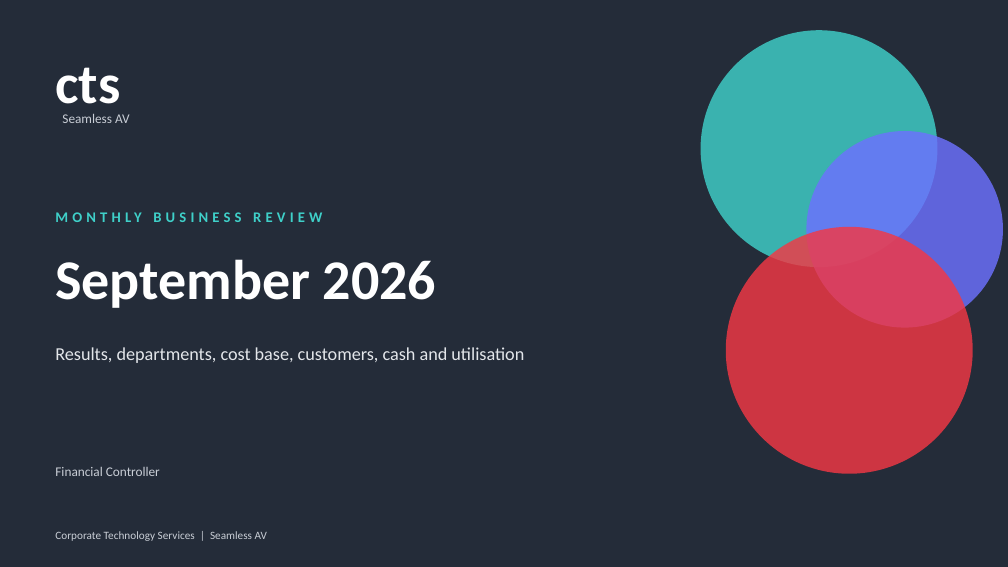
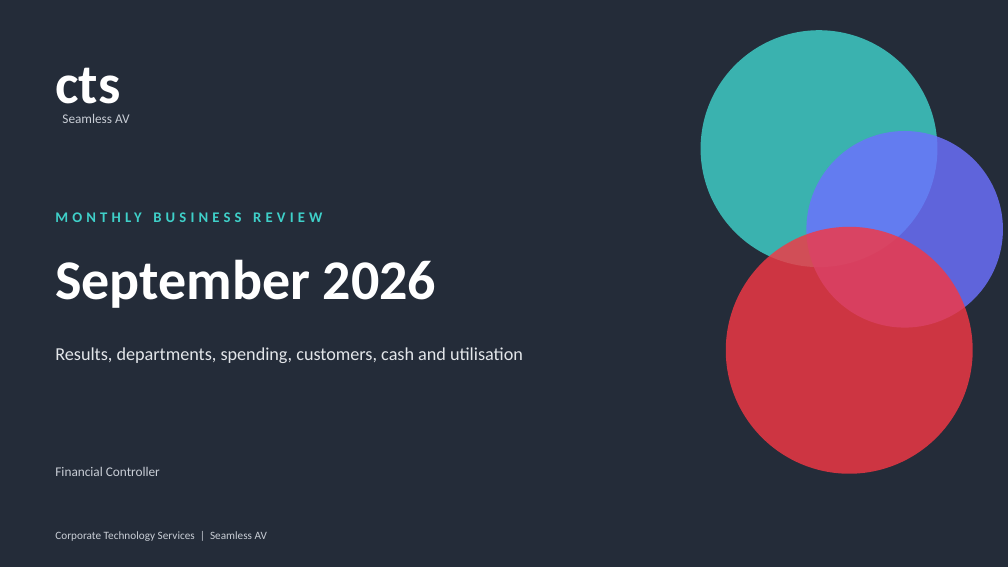
Before and after one commit to WesleyNelson-O33/Claude, a slide deck: slide 1 of deck/CTS Monthly Business Review - September 2026.pptx. Drawn at 1008x567 pixels with LibreOffice and Linux fonts; fonts in the diff are those of the drawing. Boxes give left, top, right and bottom in pixels: in the first picture for what was removed or moved away, otherwise in the second. Text is boxed around its words. In the diff, an @@ line names an element or a change of style, - is before the commit and + after.

```diff
--- a/deck/CTS Monthly Business Review - September 2026.pptx
+++ b/deck/CTS Monthly Business Review - September 2026.pptx
@@ text at (x1=55, y1=347, x2=523, y2=363): text changed @@
-Results, departments, cost base, customers, cash and utilisation
+Results, departments, spending, customers, cash and utilisation
```
Also in this commit, not shown: 8 other slides changed, 2 other files.
